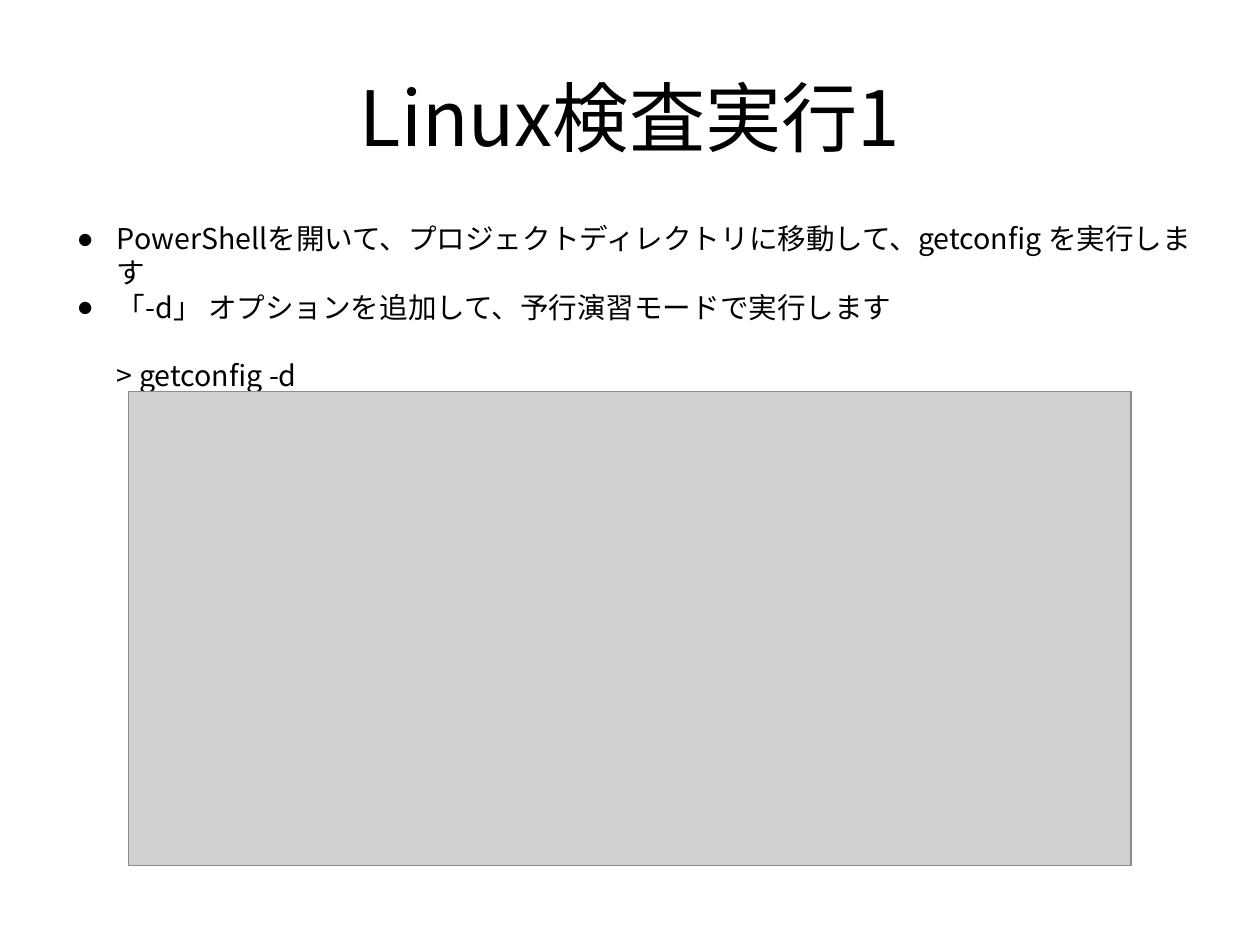
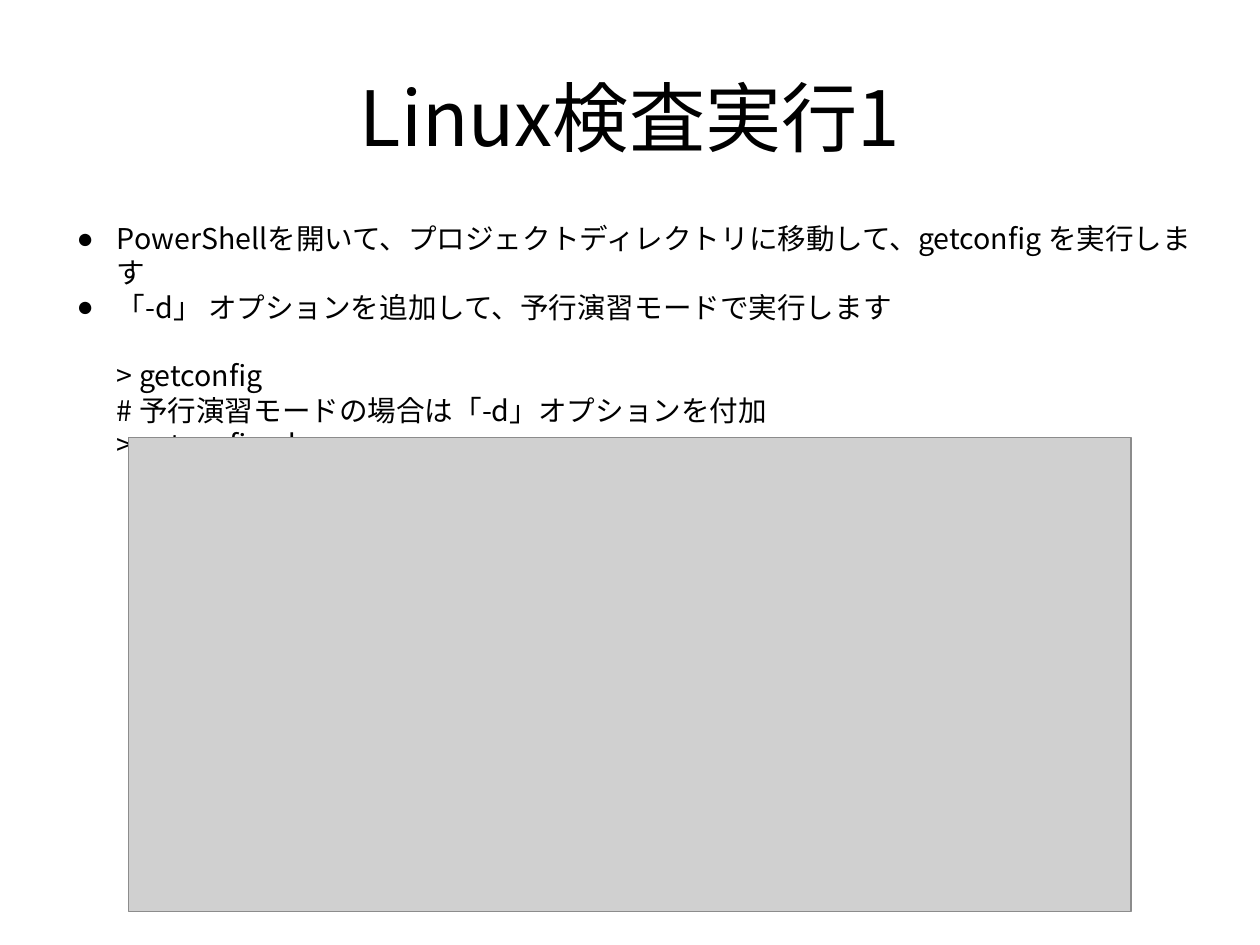
Before and after one commit to frsw3nr/gradle-server-acceptance, a slide deck: slide 33 of docs/jp/tutorial_test_pc.pptx. Drawn at 1260x945 pixels with LibreOffice and Linux fonts; fonts in the diff are those of the drawing; grey boxes stand for pictures. Boxes give left, top, right and bottom in pixels: in the first picture for what was removed or moved away, otherwise in the second. Text is boxed around its words. In the diff, an @@ line names an element or a change of style, - is before the commit and + after.

```diff
--- a/docs/jp/tutorial_test_pc.pptx
+++ b/docs/jp/tutorial_test_pc.pptx
@@ text at <box>117,293,891,438</box>: text changed @@
-● 「-d」 オプションを追加して、予行演習モードで実行します
-  > getconfig -d
+● 「-d」 オプションを追加して、予行演習モードで実行します
+  > getconfig
+  # 予行演習モードの場合は「-d」オプションを付加
+  > getconfig -d
@@ picture: place and size @@
-picture at <box>129,392,1132,866</box>
+picture at <box>129,438,1132,911</box>
```
Also in this commit, not shown: 8 other slides changed, 1 slide added, 1 other file.
